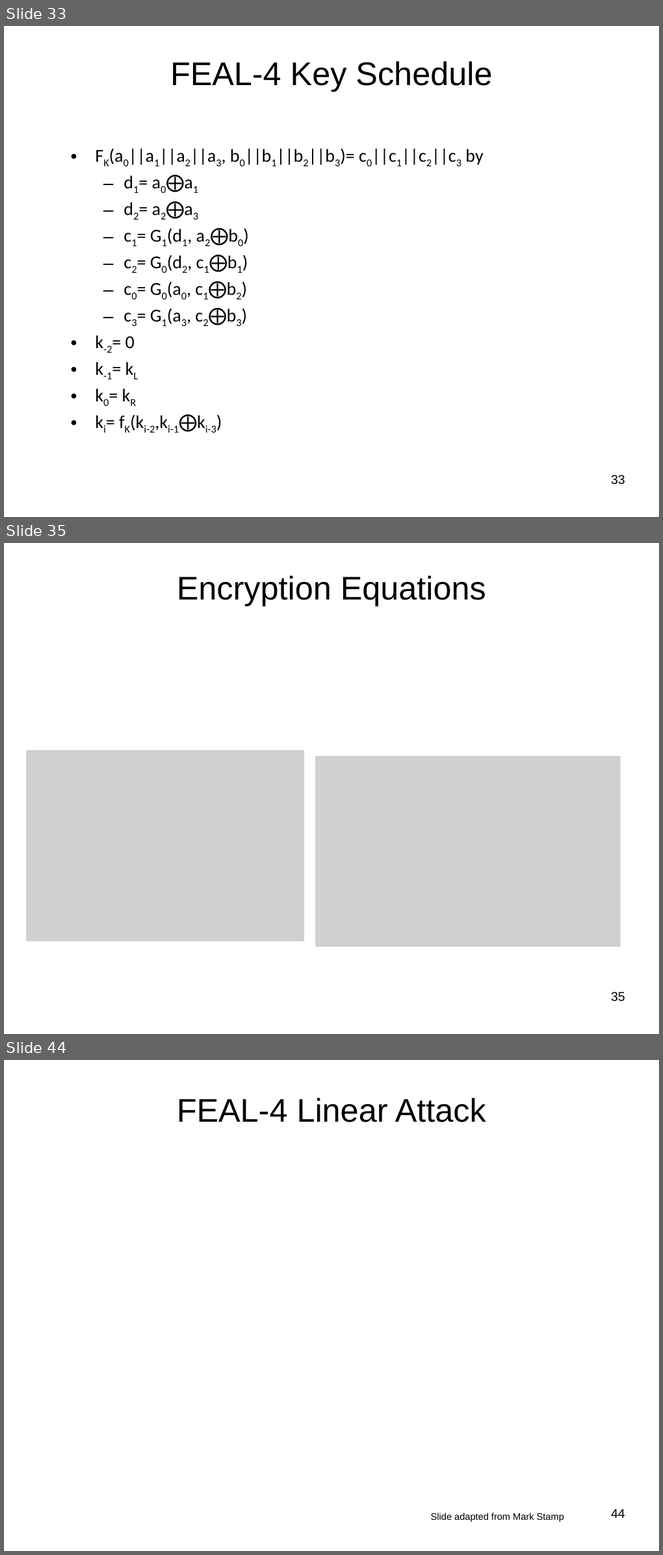
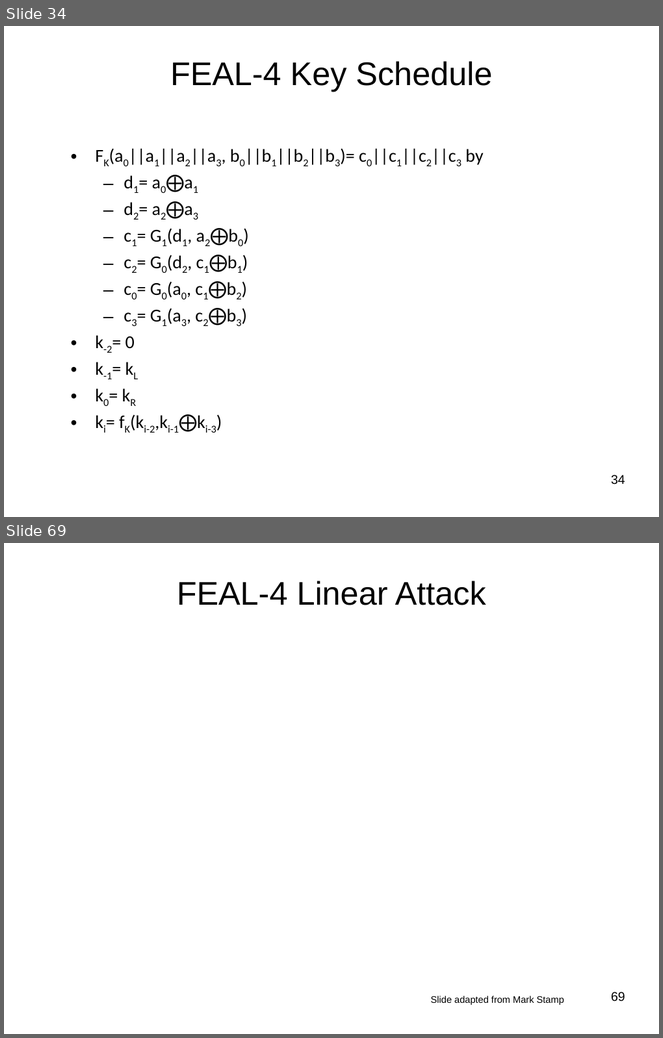
Before and after one commit to jlmucb/class_notes, a slide deck: BerkeleyClass/CS290Spring2013/Lectures/Cryptoclass4.pptx. Shown one above the other, each under a label of ours: slides 33, 35 and 44 before the commit, slides 34 and 69 after it; the slides between them are not shown. The pictures are 663x1555 and 663x1038 pixels, drawn with LibreOffice and Linux fonts; fonts in the diff are those of the drawing; grey boxes stand for pictures. Boxes give left, top, right and bottom in pixels: in the first picture for what was removed or moved away, otherwise in the second. Text is boxed around its words. In the diff, an @@ line names an element or a change of style, - is before the commit and + after.

```diff
--- a/BerkeleyClass/CS290Spring2013/Lectures/Cryptoclass4.pptx
+++ b/BerkeleyClass/CS290Spring2013/Lectures/Cryptoclass4.pptx
@@ slide 35 removed at (4,543,659,1034), background #FFFFFF @@
@@ title removed at (177,575,486,606) @@
-Encryption Equations
@@ picture removed at (26,751,304,942) @@
@@ picture removed at (315,756,621,947) @@
@@ page number removed at (611,992,625,1002) @@
-35
@@ what was slide 33 is now slide 34 @@
@@ page number at (611,475,625,485): text changed @@
-33
+34
@@ what was slide 44 is now slide 69 @@
@@ page number at (611,992,625,1002): text changed @@
-44
+69
```
Also in this commit, not shown: 18 slides changed, 5 slides added, 3 other slides removed.
